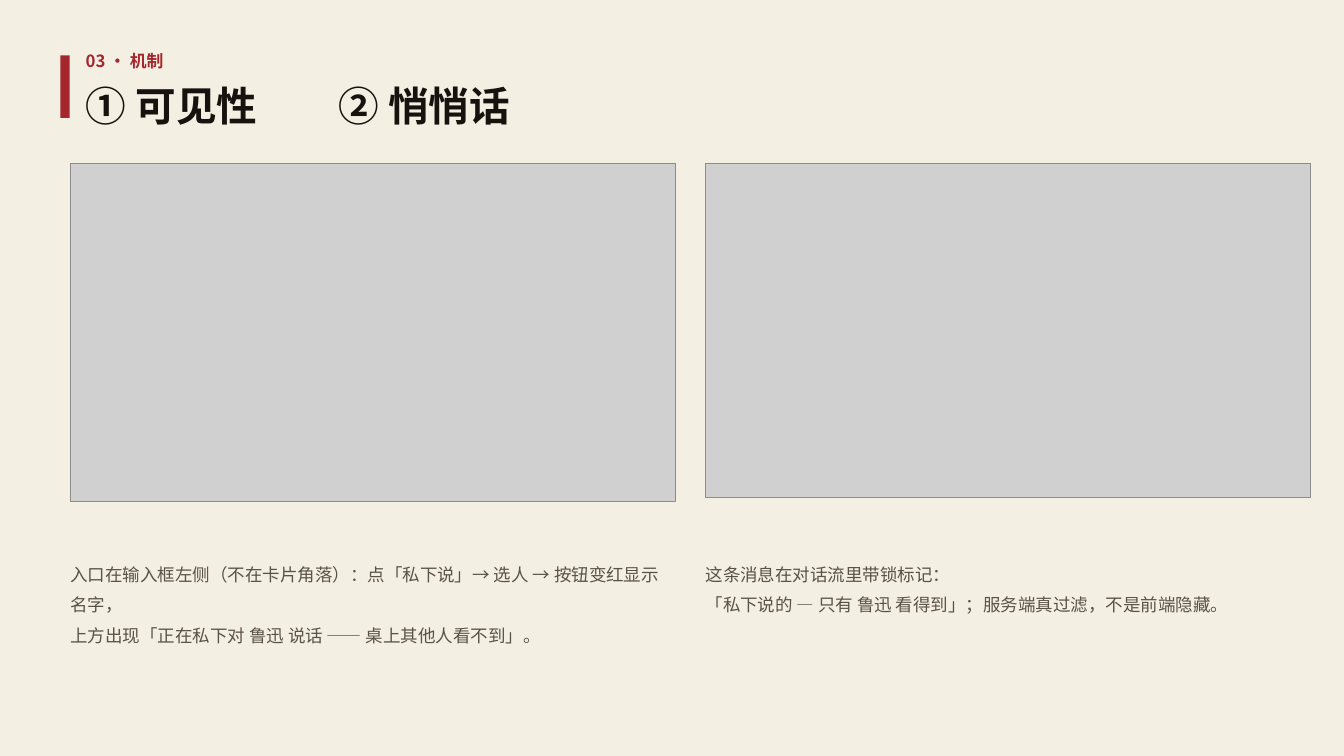
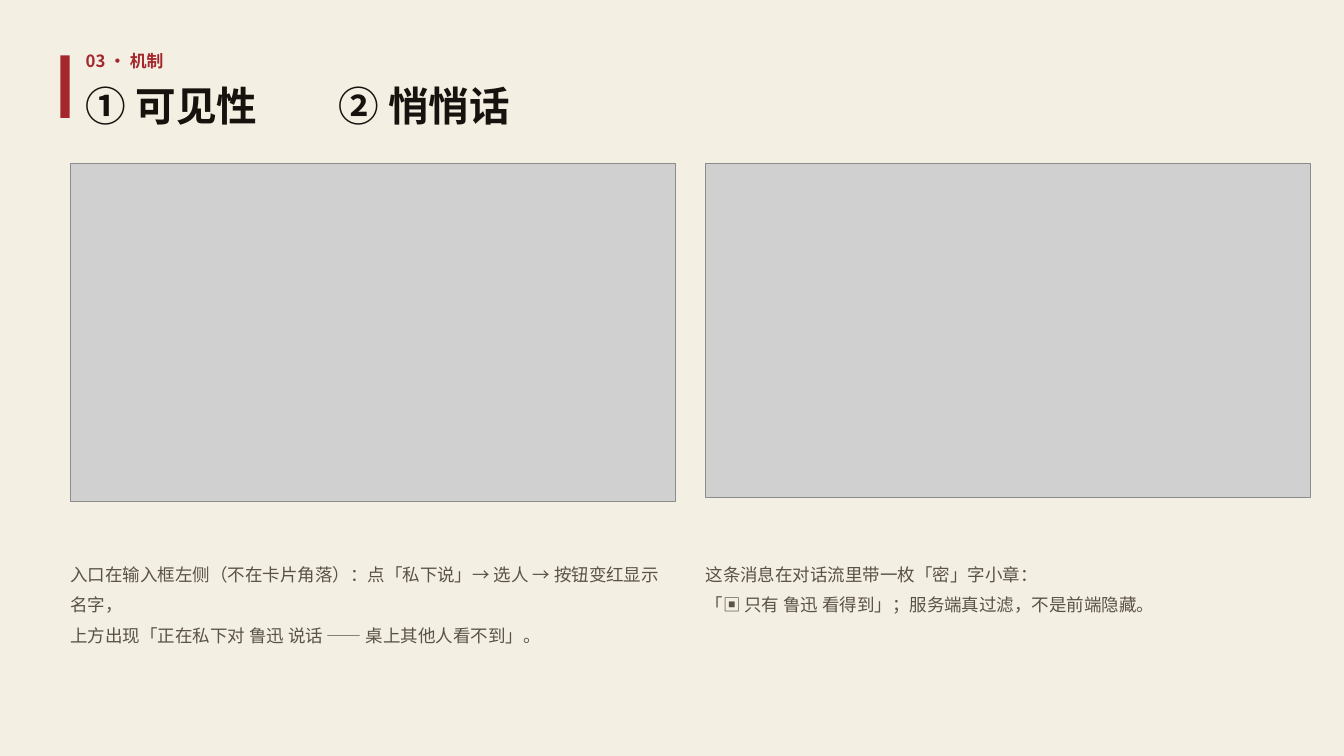
Before and after one commit to fsh114514/menwaitan, a slide deck: slide 4 of competition/答辩PPT.pptx. Drawn at 1344x756 pixels with LibreOffice and Linux fonts; fonts in the diff are those of the drawing; grey boxes stand for pictures. Boxes give left, top, right and bottom in pixels: in the first picture for what was removed or moved away, otherwise in the second. Text is boxed around its words. In the diff, an @@ line names an element or a change of style, - is before the commit and + after.

Commit message:
PPT 第 4 页说明跟新截图对齐（锁标记 → 密字小章）

```diff
--- a/competition/答辩PPT.pptx
+++ b/competition/答辩PPT.pptx
@@ text at (x1=706, y1=566, x2=1154, y2=614): text changed @@
-这条消息在对话流里带锁标记：
-「私下说的 — 只有 鲁迅 看得到」；服务端真过滤，不是前端隐藏。
+这条消息在对话流里带一枚「密」字小章：
+「▣ 只有 鲁迅 看得到」；服务端真过滤，不是前端隐藏。
```
Also in this commit, not shown: 2 other files.
